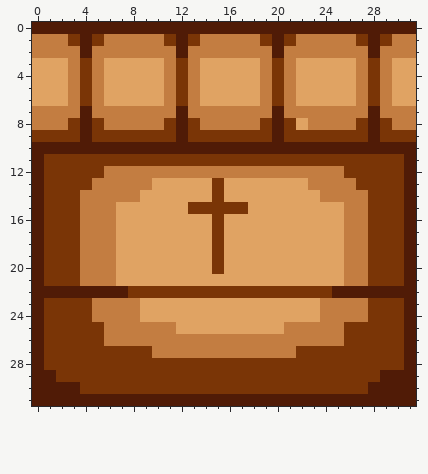
Two states of a pixel-art sprite, game/Kusinta/resources/Room/A3/OWN.png. Above, as it was before the edit.
The file is 32x32 pixels.
Now the later version:
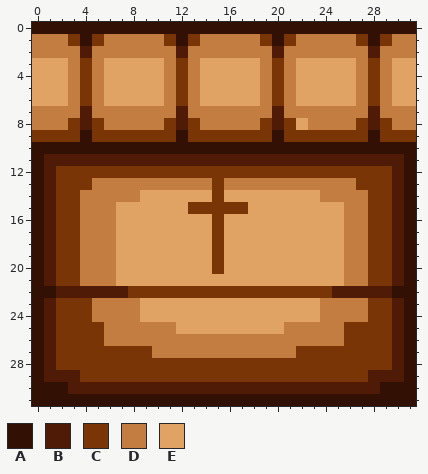
Palette (. is transparent): A #321003  B #501b06  C #7a3506  D #c37d41  E #e0a363
From old to new:
The author changed colour B to colour A in row 0 at x 0 to 31; in row 1 at x 4, 12, 20 and 28; in row 9 at x 4, 12, 20 and 28; in row 10 at x 0 to 31; in rows 11 to 21 at x 0 and 31; in row 22 at x 0 to 1 and 30 to 31.
The author changed colour B to colour A in rows 23 to 29 at x 0 and 31; in row 30 at x 0 to 2 and 29 to 31; in row 31 at x 0 to 31.
The author changed colour C to colour B in row 11 at x 1 to 30; in rows 12 to 21 at x 1 and 30; in rows 23 to 28 at x 1 and 30; in row 29 at x 2 to 3 and 28; in row 30 at x 4 to 27.
The author changed colour D to colour C in row 12 at x 6 to 25.
The author changed colour E to colour D in row 13 at x 10 to 14 and 16 to 22.
Changed places in both pictures, as pixel boxes (x1, y1, x2, y2):
changed: (32, 22, 416, 46)
changed: (32, 130, 416, 406)
